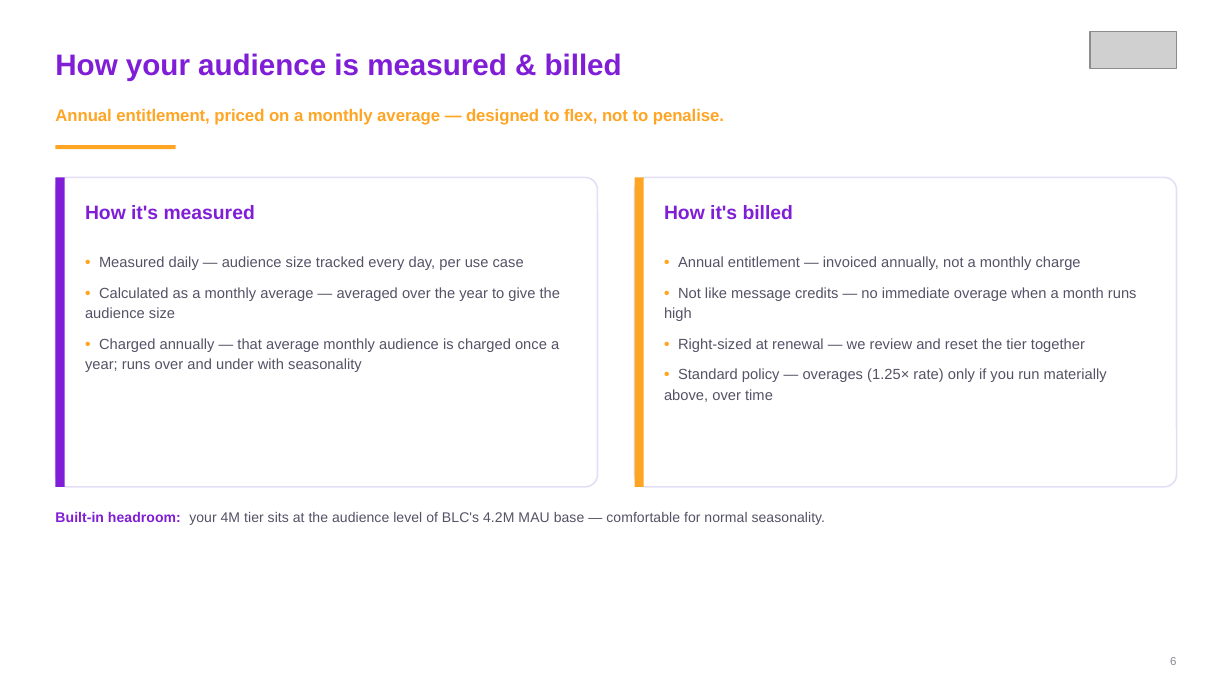
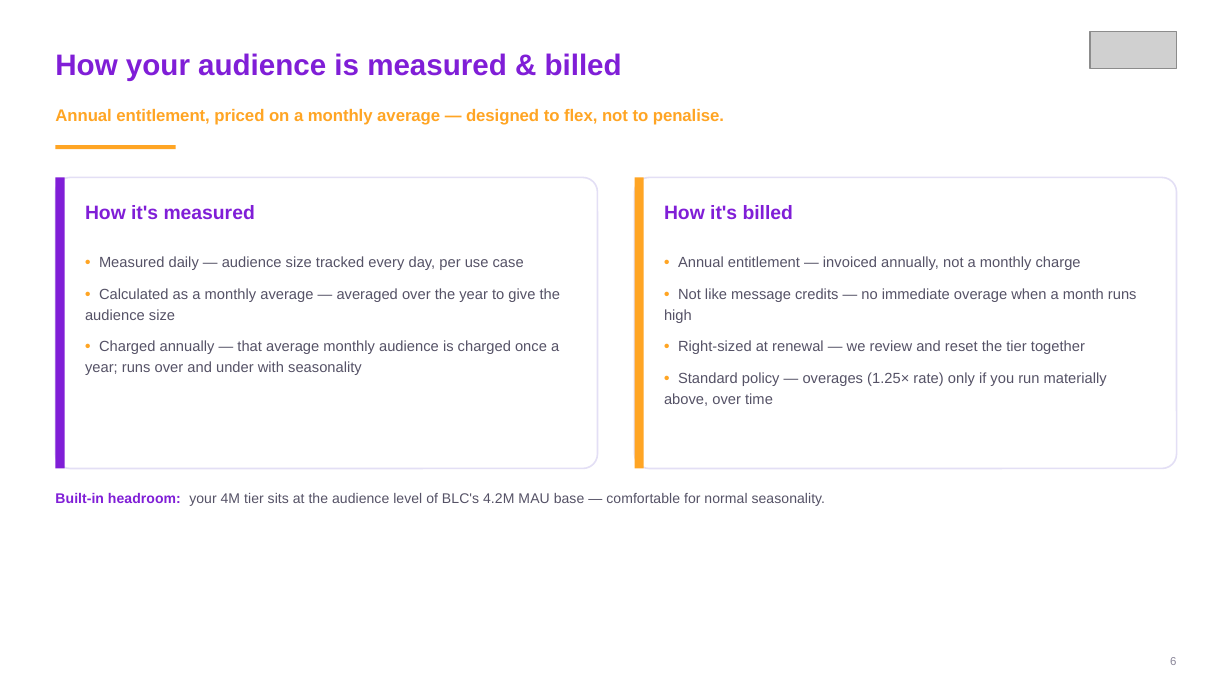
Before and after one commit to 986jcngsr9-del/Test-1, a slide deck: slide 6 of BLC_Commercial_Deck_Braze.pptx. Drawn at 1232x693 pixels with LibreOffice and Linux fonts; fonts in the diff are those of the drawing; grey boxes stand for pictures. Boxes give left, top, right and bottom in pixels: in the first picture for what was removed or moved away, otherwise in the second. Text is boxed around its words. In the diff, an @@ line names an element or a change of style, - is before the commit and + after.

```diff
--- a/BLC_Commercial_Deck_Braze.pptx
+++ b/BLC_Commercial_Deck_Braze.pptx
@@ rounded rectangle: place and size @@
-rounded rectangle at [55, 177, 598, 487]
+rounded rectangle at [55, 177, 598, 468]
@@ rounded rectangle at [55, 177, 598, 468]: proportions changed @@
@@ rectangle: place and size @@
-rectangle at [55, 177, 64, 487]
+rectangle at [55, 177, 64, 468]
@@ rounded rectangle at [634, 177, 1177, 468]: proportions changed @@
@@ rounded rectangle: place and size @@
-rounded rectangle at [634, 177, 1177, 487]
+rounded rectangle at [634, 177, 1177, 468]
@@ rectangle: place and size @@
-rectangle at [634, 177, 643, 487]
+rectangle at [634, 177, 643, 468]
@@ text "• Annual entitlement — invoiced ..." rewrapped from [664, 256, 1137, 402] to [664, 256, 1137, 406] @@
@@ text "Built-in headroom: your 4M tier ...": place and size @@
-text "Built-in headroom: your 4M tier ..." at [55, 512, 825, 525]
+text "Built-in headroom: your 4M tier ..." at [55, 493, 825, 506]
```
Also in this commit, not shown: 9 other slides changed, 8 other files.
